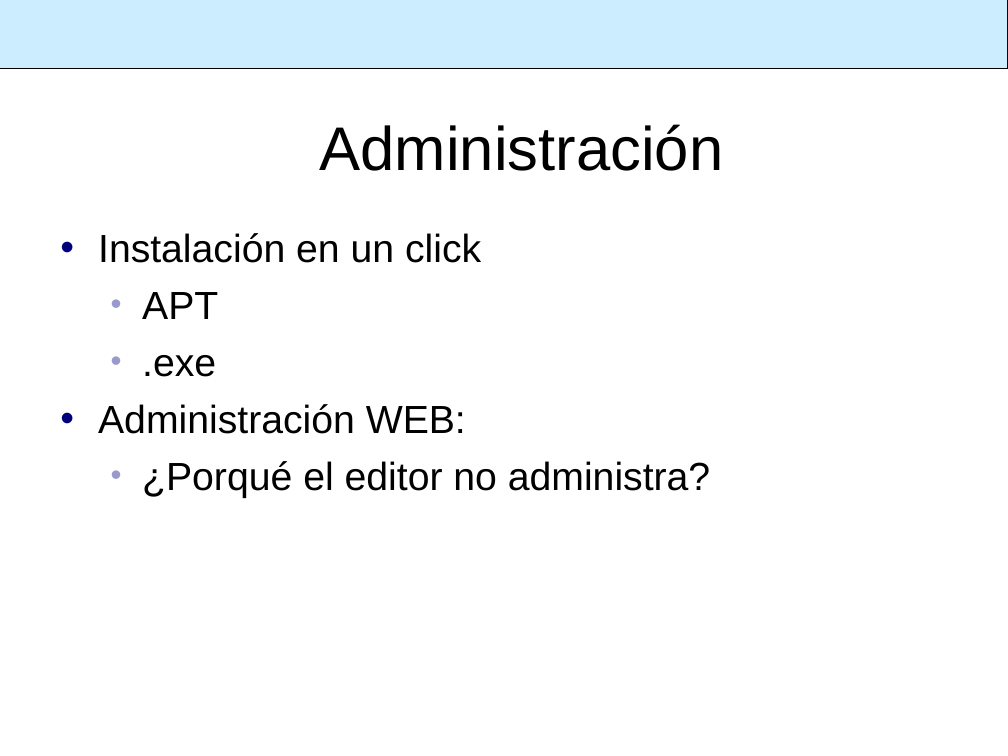
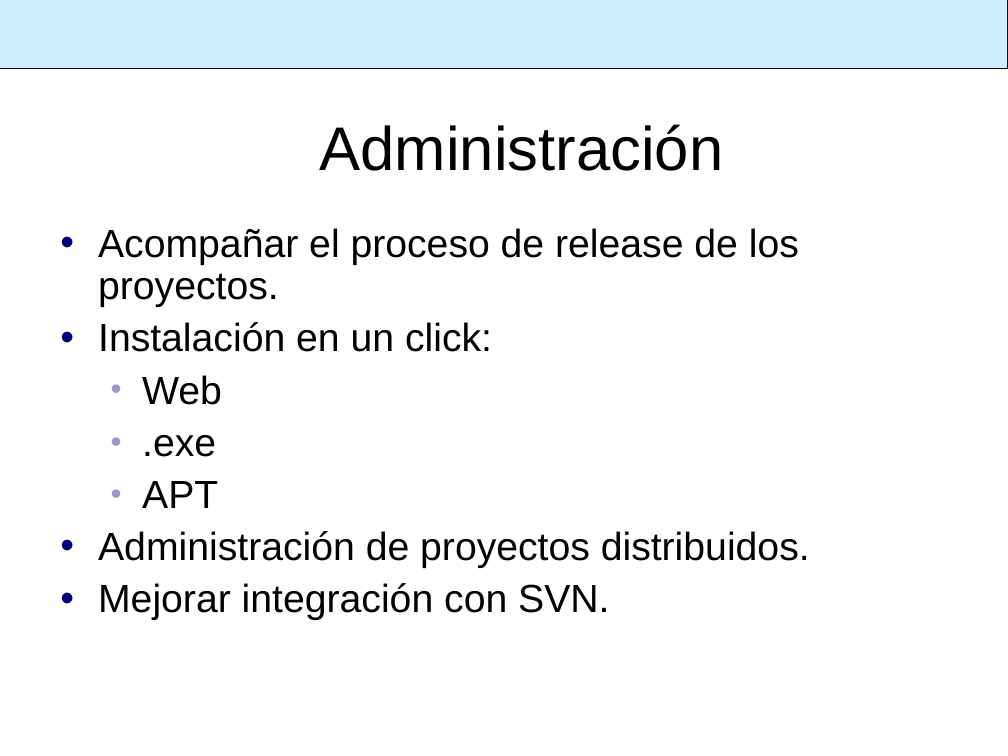
Before and after one commit to SIU-Toba/framework, a slide deck: slide 23 of doc/presentacion/1er Comite Usuarios.ppt (slide 19 before the commit). Drawn at 1008x756 pixels with LibreOffice and Linux fonts; fonts in the diff are those of the drawing; background and template pictures are left out. Boxes give left, top, right and bottom in pixels: in the first picture for what was removed or moved away, otherwise in the second. Text is boxed around its words. In the diff, an @@ line names an element or a change of style, - is before the commit and + after.

```diff
--- a/doc/presentacion/1er Comite Usuarios.ppt
+++ b/doc/presentacion/1er Comite Usuarios.ppt
@@ text at (98,228,799,457): text changed @@
-• Instalación en un click
+• Acompañar el proceso de release de los proyectos.
+• Instalación en un click:
+  • Web
+  • .exe
@@ text at (142,481,218,508): line spacing 1 to 0.9 @@
@@ text at (98,531,810,620): text changed @@
-  • .exe
-• Administración WEB:
-  • ¿Porqué el editor no administra?
+• Administración de proyectos distribuidos.
+• Mejorar integración con SVN.
```
Also in this commit, not shown: 13 other slides changed, 8 slides added, 5 slides removed.
